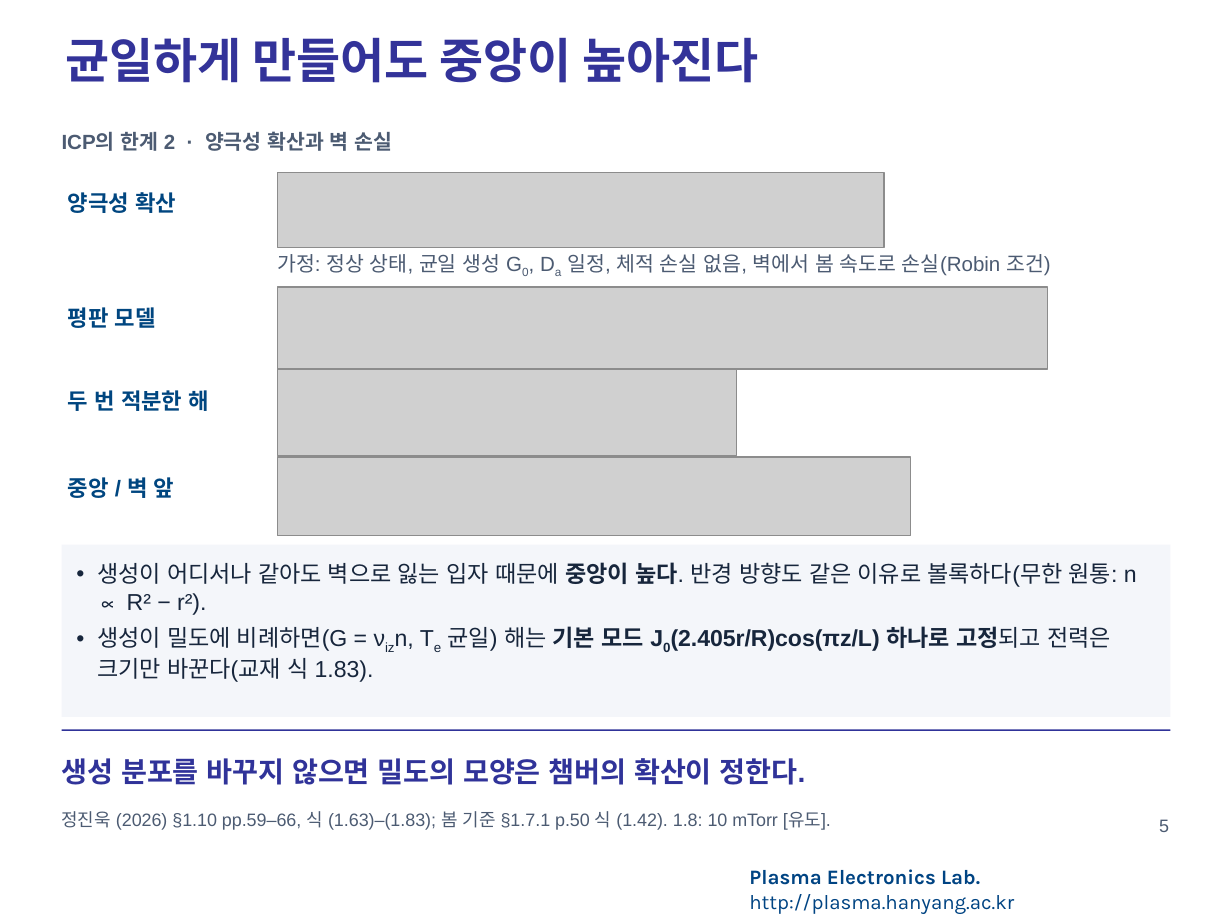
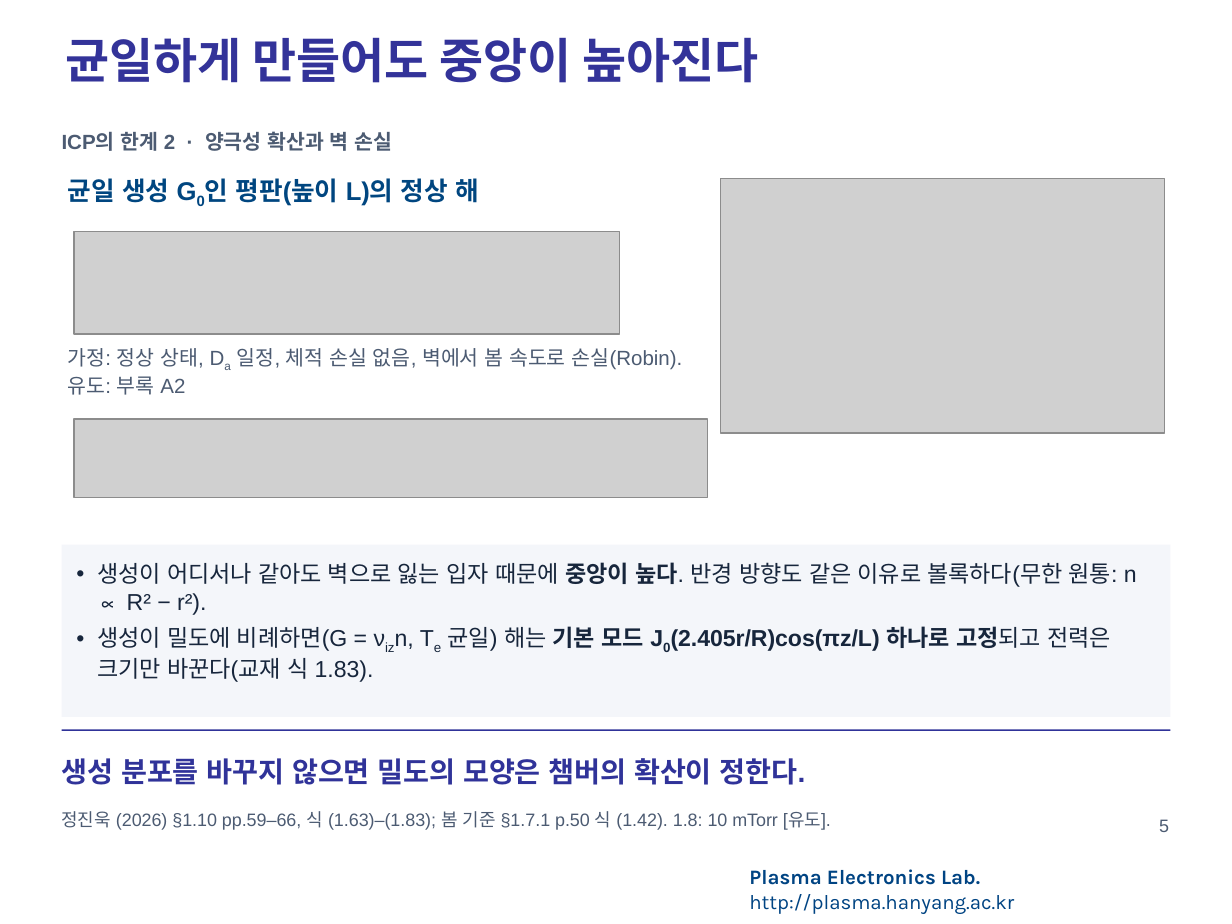
Before and after one commit to garlicjam-pyo/plasma, a slide deck: slide 5 of presentations/1차발표_재구성판.pptx. Drawn at 1232x924 pixels with LibreOffice and Linux fonts; fonts in the diff are those of the drawing; grey boxes stand for pictures; background and template pictures are left out. Boxes give left, top, right and bottom in pixels: in the first picture for what was removed or moved away, otherwise in the second. Text is boxed around its words. In the diff, an @@ line names an element or a change of style, - is before the commit and + after.

```diff
--- a/presentations/1차발표_재구성판.pptx
+++ b/presentations/1차발표_재구성판.pptx
@@ text at (x1=68, y1=178, x2=479, y2=206): text changed; size 13 to 15 pt @@
-양극성 확산
+균일 생성 G0인 평판(높이 L)의 정상 해
@@ picture removed at (x1=277, y1=172, x2=885, y2=248) @@
@@ picture added at (x1=721, y1=179, x2=1164, y2=432) @@
@@ picture resized from (x1=277, y1=370, x2=737, y2=456) to (x1=74, y1=232, x2=620, y2=334) @@
@@ picture removed at (x1=277, y1=287, x2=1047, y2=370) @@
@@ text removed at (x1=68, y1=307, x2=156, y2=328) @@
-평판 모델
@@ text at (x1=68, y1=348, x2=682, y2=395): text changed @@
-가정: 정상 상태, 균일 생성 G0, Da 일정, 체적 손실 없음, 벽에서 봄 속도로 손실(Robin 조건)
+가정: 정상 상태, Da 일정, 체적 손실 없음, 벽에서 봄 속도로 손실(Robin). 유도: 부록 A2
@@ text removed at (x1=68, y1=390, x2=208, y2=411) @@
-두 번 적분한 해
@@ picture moved from (x1=277, y1=457, x2=910, y2=536) to (x1=74, y1=419, x2=707, y2=498) @@
@@ text removed at (x1=68, y1=477, x2=174, y2=498) @@
-중앙 / 벽 앞
```
Also in this commit, not shown: 18 other slides changed, 5 slides added, 21 other files.
